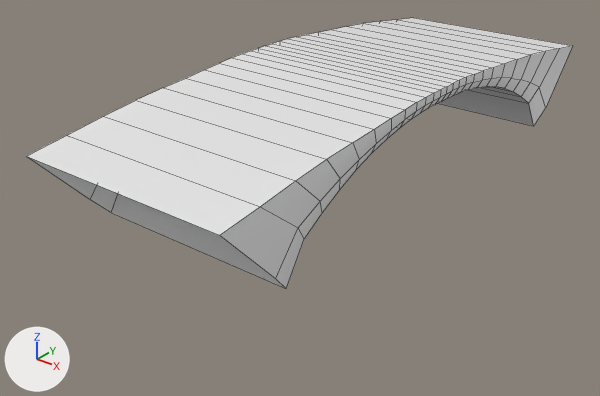
Before and after pictures for a commit that changed the FBX model Assets/Models/Bridge_2.fbx.
The view is the same before and after, from a 50 mm lens placed at (50.5, -71.7, 34.9), pointed at (-2.3, -5.7, -5.9). The lights are fixed; the arrows at lower left show +X, +Y and +Z. Mesh edges are drawn as thin lines. Where no turn or scale is listed for an object, it has been applied to the vertices.

The first picture shows 'Bridge.002'.
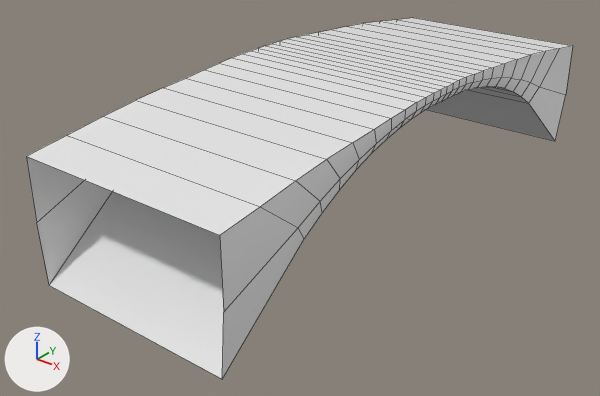
Where the newer file only moved an object's origin or applied its transform, the numbers keep the older frame.

Changed parts and their boxes [x1, y1, x2, y2] in the pictures (600 x 396 px; the box of a moved part takes in the faces that stretch with it):
```json
{"object": "Bridge.002", "change": "reshaped", "before": [27, 18, 573, 288], "after": [26, 18, 573, 379], "on screen": "34% taller"}
{"part": 1, "of": "me_cube_002", "change": "moved or reshaped", "before": [28, 157, 304, 288], "after": [26, 156, 304, 379]}
{"part": 2, "of": "me_cube_002", "change": "moved or reshaped", "before": [438, 46, 573, 126], "after": [426, 46, 573, 141]}
```

Edits to the scene script, one JSON object a line:
```json
{"block": "me_cube_002", "where": "me_cube_002.from_pydata(...)  # 150 vertices, 144 faces; spans x -12.0..12.0, y -33.0..33.0, z -3.2..8.6"}
{"block": "me_cube_002", "where": "# used by ob_bridge_002; location = (0.0, 0.0, 0.0)"}
{"block": "me_cube_002", "change": "me_cube_002 part 1"}
{"op": "set", "path": "me_cube_002.vertices[0].co", "old": "(-11.5, -24.8, -3.2)", "new": "(-11.5, -33.0, -7.8)", "note": "pixel (111, 212) -> pixel (49, 285)"}
{"op": "set", "path": "me_cube_002.vertices[17].co", "old": "(-12.0, -26.8, -1.1)", "new": "(-12.0, -33.0, -1.1)", "note": "pixel (90, 199) -> pixel (36, 222)"}
{"op": "set", "path": "me_cube_002.vertices[75].co", "old": "(11.5, -24.8, -3.2)", "new": "(11.5, -33.0, -7.8)", "note": "pixel (286, 288) -> pixel (222, 379)"}
{"op": "set", "path": "me_cube_002.vertices[92].co", "old": "(12.0, -26.8, -1.1)", "new": "(12.0, -33.0, -1.1)", "note": "pixel (275, 278) -> pixel (223, 312)"}
{"block": "me_cube_002", "change": "me_cube_002 part 2"}
{"op": "set", "path": "me_cube_002.vertices[6].co", "old": "(-11.5, 24.8, -3.2)", "new": "(-11.5, 33.0, -7.8)"}
{"op": "set", "path": "me_cube_002.vertices[39].co", "old": "(-12.0, 26.8, -1.1)", "new": "(-12.0, 33.0, -1.1)"}
{"op": "set", "path": "me_cube_002.vertices[81].co", "old": "(11.5, 24.8, -3.2)", "new": "(11.5, 33.0, -7.8)", "note": "pixel (533, 126) -> pixel (555, 141)"}
{"op": "set", "path": "me_cube_002.vertices[114].co", "old": "(12.0, 26.8, -1.1)", "new": "(12.0, 33.0, -1.1)", "note": "pixel (545, 107) -> pixel (565, 95)"}
```
